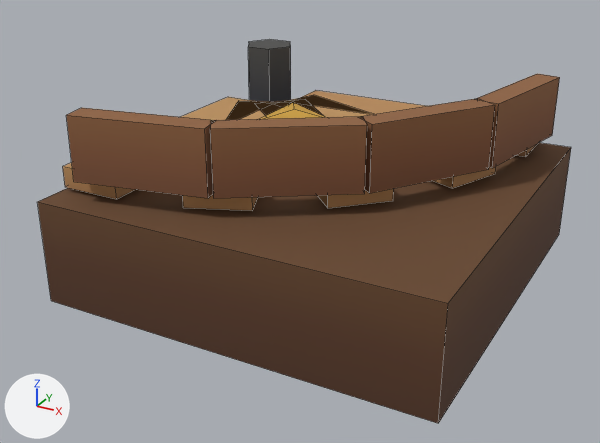
The Blender file assets/machines/logi_belt_turn.blend as it was, and as the next commit left it.
One viewpoint serves both versions: a 50 mm lens placed at (1.71, -3.38, 1.9), pointed at (-0.08, -0.12, 0.27). The axes (+X, +Y, +Z) are drawn at lower left. The lights are the same throughout. The picture after the commit comes second. Mesh edges are drawn as thin lines.

Script lines for the objects in view, before the commit:
```python
me_logi_belt_turn = bpy.data.meshes.new('logi_belt_turn')
me_logi_belt_turn.from_pydata(...)  # 97 vertices, 74 faces; spans x -0.95..0.95, y -0.95..0.95, z 0.0..0.9
me_logi_belt_turn.materials.append(mat_villagepalette)  # picture img_village_palette_png
ob_logi_belt_turn = bpy.data.objects.new('logi_belt_turn', me_logi_belt_turn)
ob_logi_belt_turn.location = (0.0, 0.0, 0.0)
```
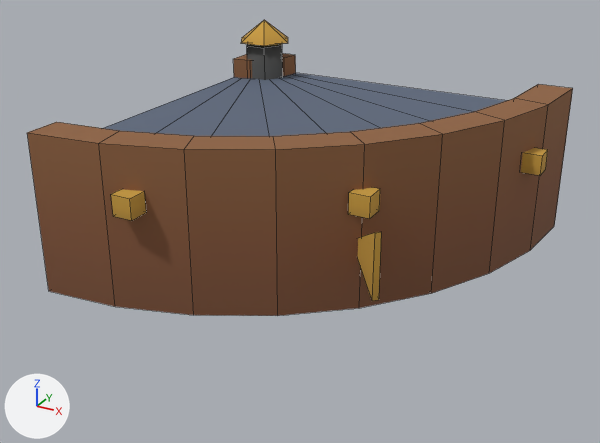
What differs and where, as boxes (x1, y1, x2, y2) in the pictures (600 x 443 px):
'logi_belt_turn', reshaped (23% shorter)
    before: (38, 39, 571, 423)
    after: (27, 20, 573, 316)
part 1 of me_logi_belt_turn, added
    after: (247, 44, 283, 80)
part 2 of me_logi_belt_turn, added (brown)
    after: (111, 189, 146, 221)
part 3 of me_logi_belt_turn, added (brown)
    after: (348, 188, 380, 219)
part 4 of me_logi_belt_turn, added (brown)
    after: (521, 148, 548, 175)
part 5 of me_logi_belt_turn, rebuilt (not visible afterwards)
    before: (38, 143, 571, 423)
part 6 of me_logi_belt_turn, added (blue)
    after: (104, 73, 506, 136)
part 7 of me_logi_belt_turn, added (brown)
    after: (27, 84, 573, 316)
part 8 of me_logi_belt_turn, added (brown)
    after: (233, 53, 296, 78)
part 9 of me_logi_belt_turn, deleted
    before: (273, 95, 496, 188)
part 10 of me_logi_belt_turn, deleted
    before: (63, 97, 268, 199)
part 11 of me_logi_belt_turn, deleted
    before: (295, 90, 537, 157)
part 12 of me_logi_belt_turn, deleted
    before: (183, 101, 290, 211)
part 13 of me_logi_belt_turn, deleted (orange)
    before: (260, 102, 325, 119)
part 14 of me_logi_belt_turn, cut back
    before: (66, 39, 560, 208)
    after: (241, 20, 381, 301)

The change, as a diff of the scene's bpy script:
```diff
--- a/assets/machines/logi_belt_turn.blend.py
+++ b/assets/machines/logi_belt_turn.blend.py
@@ me_logi_belt_turn @@
 # used by ob_logi_belt_turn; location = (0.0, 0.0, 0.0)
-me_logi_belt_turn.from_pydata(...)  # 97 vertices, 74 faces; spans x -0.95..0.95, y -0.95..0.95, z 0.0..0.9
+me_logi_belt_turn.from_pydata(...)  # 178 vertices, 163 faces; spans x -1.02..0.91, y -0.91..1.0, z 0.0..1.02
+# me_logi_belt_turn part 1: a new loose piece, a 6-sided cylinder along z spanning x -0.98..-0.74, y 0.76..0.96, z 0.0..0.88, in mat_villagepalette (picture img_village_palette_png)
+# me_logi_belt_turn part 2: a new loose piece, a box spanning x -0.55..-0.45, y -0.914..-0.814, z 0.5..0.6, in mat_villagepalette (picture img_village_palette_png)
+# me_logi_belt_turn part 3: a new loose piece, a box spanning x 0.315..0.415, y -0.415..-0.315, z 0.5..0.6, in mat_villagepalette (picture img_village_palette_png)
+# me_logi_belt_turn part 4: a new loose piece, a box spanning x 0.814..0.914, y 0.45..0.55, z 0.5..0.6, in mat_villagepalette (picture img_village_palette_png)
+# me_logi_belt_turn part 5: the loose piece of 8 vertices spanning x -0.95..0.95, y -0.95..0.95, z 0.0..0.5 is rebuilt with 36 vertices and now spans x -1.0..0.73, y -0.73..1.0, z 0.02..0.59
+# me_logi_belt_turn part 6: a new loose piece of 36 vertices spanning x -1.0..0.73, y -0.73..1.0, z 0.59..0.69, in mat_villagepalette (picture img_village_palette_png)
+# me_logi_belt_turn part 7: a new loose piece of 36 vertices spanning x -1.0..0.91, y -0.91..1.0, z 0.02..0.8, in mat_villagepalette (picture img_village_palette_png)
+# me_logi_belt_turn part 8: a new loose piece of 20 vertices spanning x -1.0..-0.73, y 0.73..1.0, z 0.02..0.8, in mat_villagepalette (picture img_village_palette_png)
+# me_logi_belt_turn part 9: the loose piece of 8 vertices spanning x -0.63..0.73, y 0.04..0.83, z 0.52..0.62 is deleted
+# me_logi_belt_turn part 10: the loose piece of 8 vertices spanning x -0.93..-0.63, y -0.8..0.56, z 0.52..0.62 is deleted
+# me_logi_belt_turn part 11: the loose piece of 8 vertices spanning x -0.55..0.8, y 0.63..0.93, z 0.52..0.62 is deleted
+# me_logi_belt_turn part 12: the loose piece of 8 vertices spanning x -0.83..-0.04, y -0.73..0.63, z 0.52..0.62 is deleted
+# me_logi_belt_turn part 13: the loose piece of 5 vertices spanning x -0.47..-0.11, y 0.09..0.51, z 0.63..0.69 is deleted
+# me_logi_belt_turn part 14
+# 52 vertices are removed from x -0.92..0.88, y -0.88..0.9, z 0.4..0.9
+# 38 faces are deleted
+# 14 vertices are added at x -1.02..0.49, y -0.49..1.0, z 0.16..1.02
+# 17 new faces join them
 me_logi_belt_turn.materials.append(mat_villagepalette)
```
